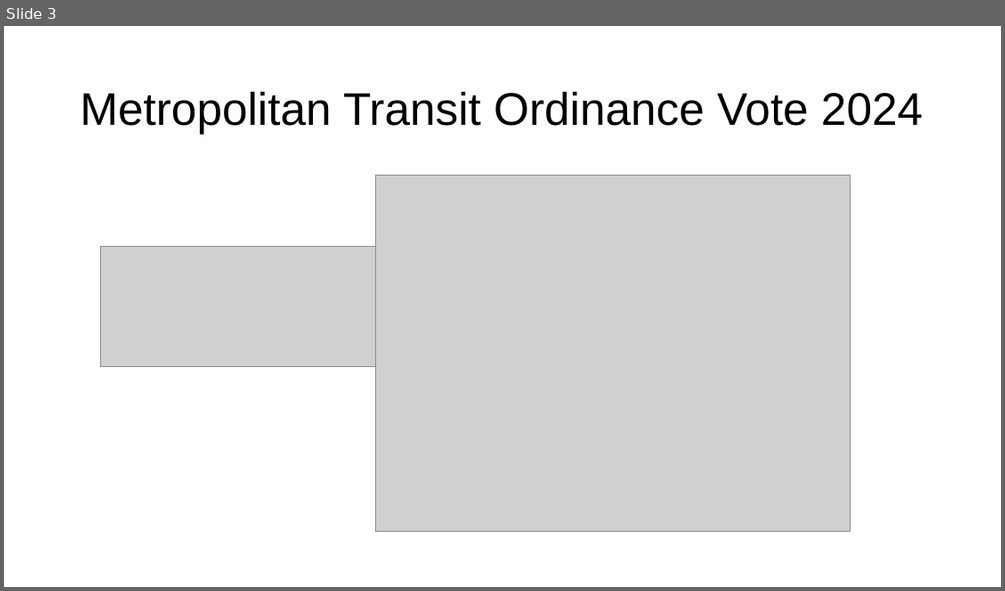
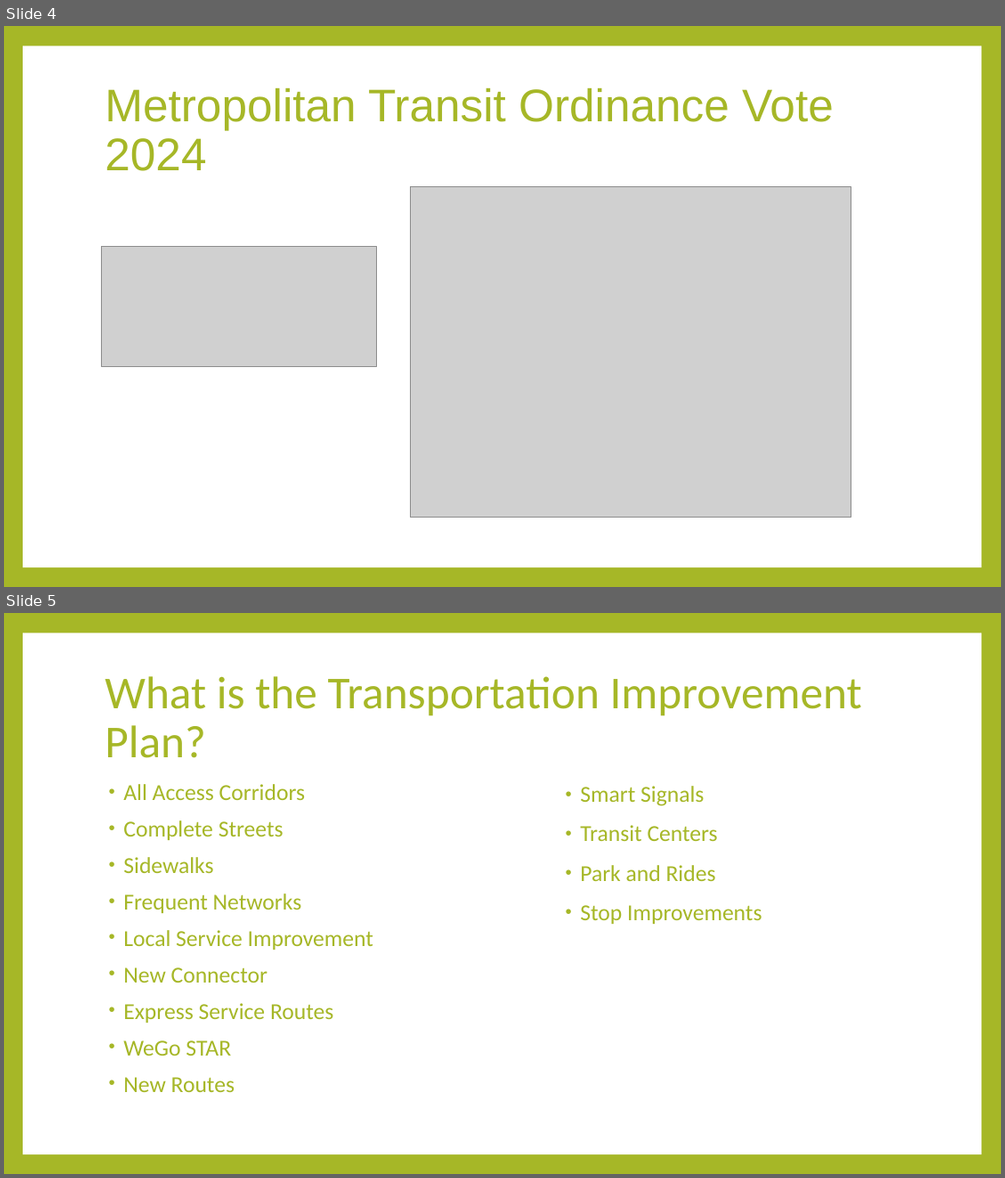
Before and after one commit to NSS-Full-Time-Data-Analytics-14/Capstone_jaime, a slide deck: capstonepresentation.pptx. Shown one above the other, each under a label of ours: slide 3 before the commit, slides 4 and 5 after it. The pictures are 1005x591 and 1005x1178 pixels, drawn with LibreOffice and Linux fonts; fonts in the diff are those of the drawing; grey boxes stand for pictures. Boxes give left, top, right and bottom in pixels: in the first picture for what was removed or moved away, otherwise in the second. Text is boxed around its words. In the diff, an @@ line names an element or a change of style, - is before the commit and + after.

```diff
--- a/capstonepresentation.pptx
+++ b/capstonepresentation.pptx
@@ slide 5 added at box(4, 613, 1001, 1174), background #A6B727; not listed: 1 template element that a slide beside it also shows @@
@@ title added at box(105, 676, 862, 758), 44 pt, text #A6B727 @@
+What is the Transportation Improvement Plan?
@@ text added at box(123, 784, 373, 1092), 22 pt, text #A6B727 @@
+• All Access Corridors
+• Complete Streets
+• Sidewalks
+• Frequent Networks
+• Local Service Improvement
+• New Connector
+• Express Service Routes
+• WeGo STAR
+• New Routes
@@ text added at box(580, 786, 761, 924), 22 pt, text #A6B727 @@
+• Smart Signals
+• Transit Centers
+• Park and Rides
+• Stop Improvements
@@ what was slide 3 is now slide 4 @@
@@ slide 4 changed as well @@
@@ background #FFFFFF to #A6B727 @@
@@ rectangle added at box(23, 46, 981, 567), fill #FFFFFF @@
@@ title "Metropolitan Transit Ordinance Vote 2024": place and size @@
-title "Metropolitan Transit Ordinance Vote 2024" at box(80, 91, 922, 134)
+title "Metropolitan Transit Ordinance Vote 2024" at box(105, 87, 833, 171)
@@ title "Metropolitan Transit Ordinance Vote 2024" at box(105, 87, 833, 171): text colour #000000 to #A6B727 @@
@@ picture: place and size @@
-picture at box(376, 176, 850, 532)
+picture at box(410, 187, 850, 517)
@@ picture: place and size @@
-picture at box(101, 247, 502, 367)
+picture at box(101, 246, 376, 366)
```
Also in this commit, not shown: 6 other slides changed, 6 other slides added, 3 slides removed, 6 other files.
